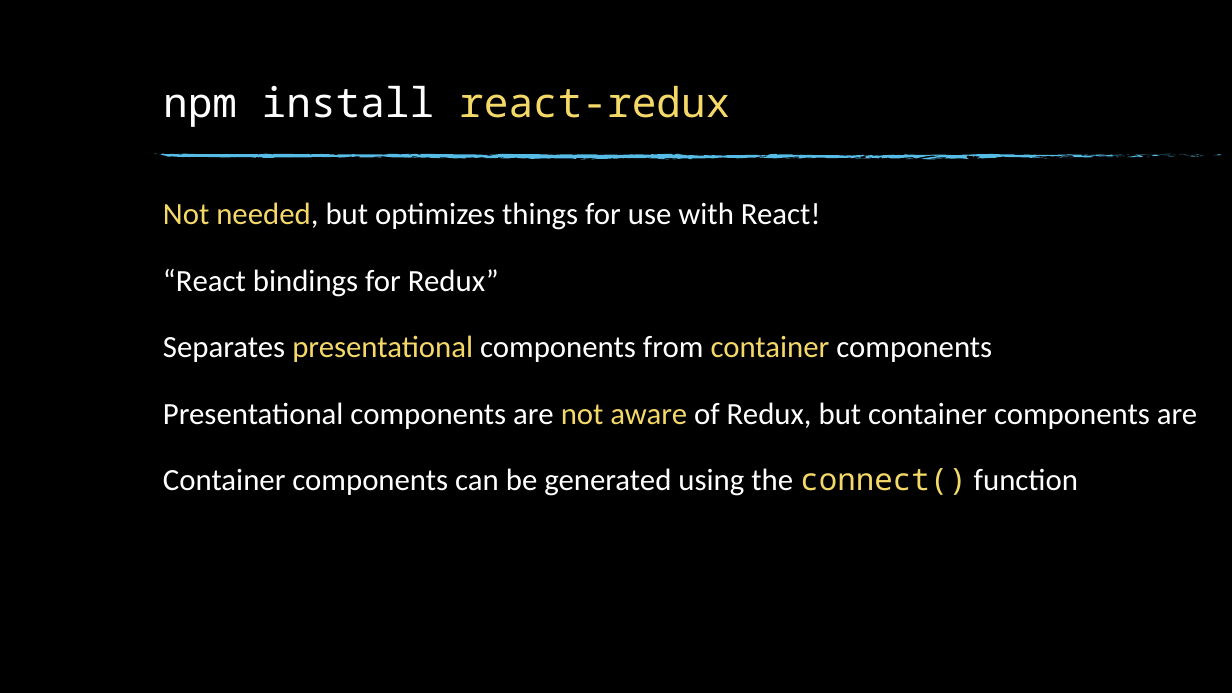
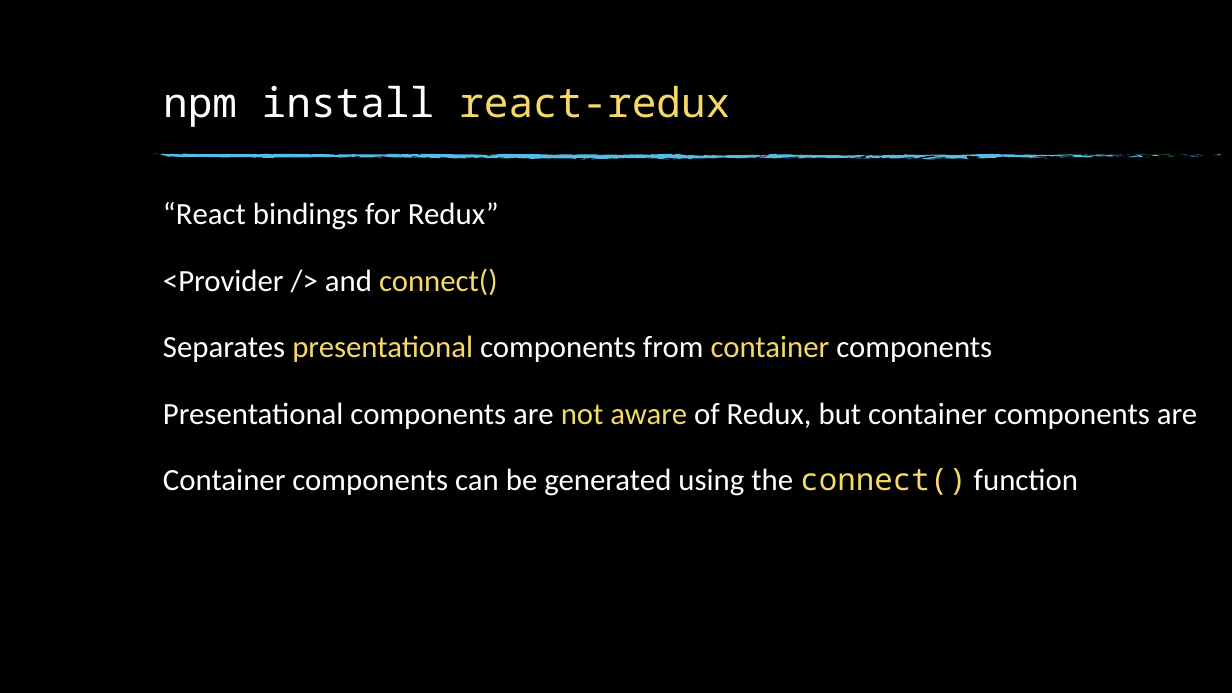
Before and after one commit to acorn-technology/react-and-rn-intro, a slide deck: slide 18 of tutorial/redux/Redux.pptx. Drawn at 1232x693 pixels with LibreOffice and Linux fonts; fonts in the diff are those of the drawing; background and template pictures are left out. Boxes give left, top, right and bottom in pixels: in the first picture for what was removed or moved away, otherwise in the second. Text is boxed around its words. In the diff, an @@ line names an element or a change of style, - is before the commit and + after.

Commit message:
Added some redux from scratch code

```diff
--- a/tutorial/redux/Redux.pptx
+++ b/tutorial/redux/Redux.pptx
@@ text at box(163, 202, 821, 230): paragraph removed @@
-Not needed, but optimizes things for use with React!
@@ text at box(163, 268, 498, 295): paragraph added @@
+<Provider /> and connect()
```
Also in this commit, not shown: 3 other files.
